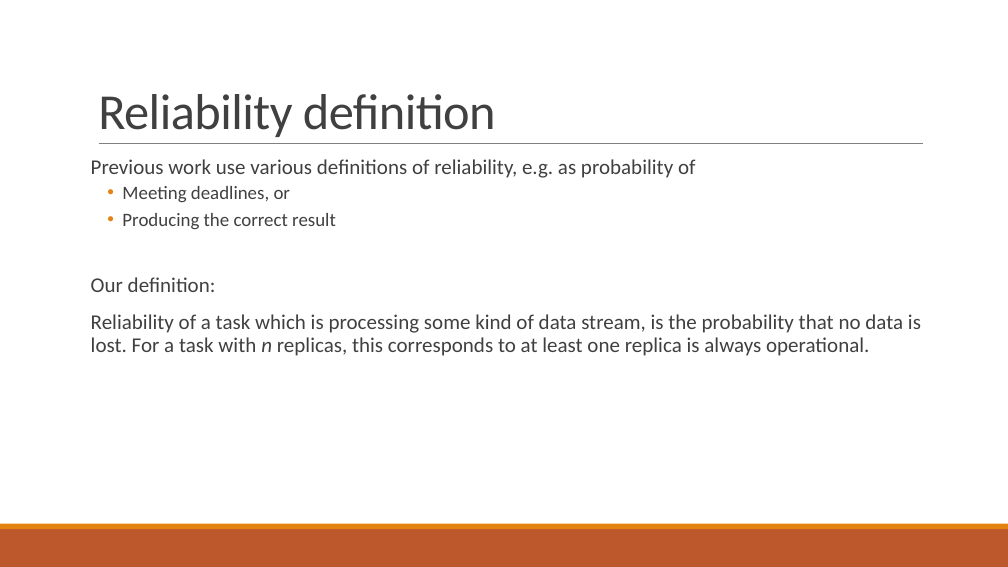
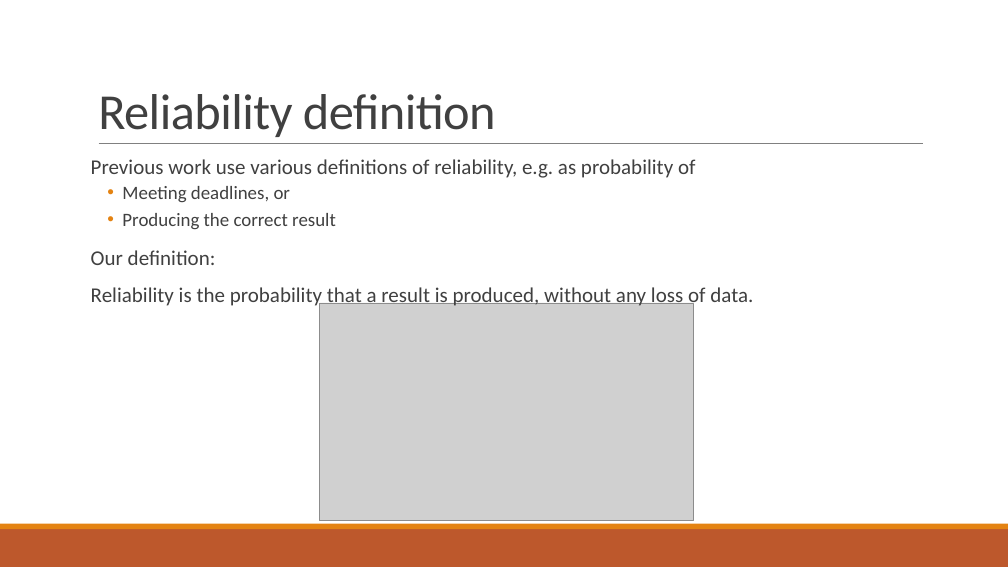
Before and after one commit to PStahl/master_thesis, a slide deck: slide 9 of presentation/presentation2.pptx (slide 10 before the commit). Drawn at 1008x567 pixels with LibreOffice and Linux fonts; fonts in the diff are those of the drawing; grey boxes stand for pictures. Boxes give left, top, right and bottom in pixels: in the first picture for what was removed or moved away, otherwise in the second. Text is boxed around its words. In the diff, an @@ line names an element or a change of style, - is before the commit and + after.

Commit message:
update presentation

```diff
--- a/presentation/presentation2.pptx
+++ b/presentation/presentation2.pptx
@@ text at (91,285,753,309): text changed @@
-Reliability of a task which is processing some kind of data stream, is the probability that no data is lost. For a task with n replicas, this corresponds to at least one replica is always operational.
+Reliability is the probability that a result is produced, without any loss of data.
@@ picture added at (320,303,693,521) @@
```
Also in this commit, not shown: 5 other slides changed, 1 slide added.
